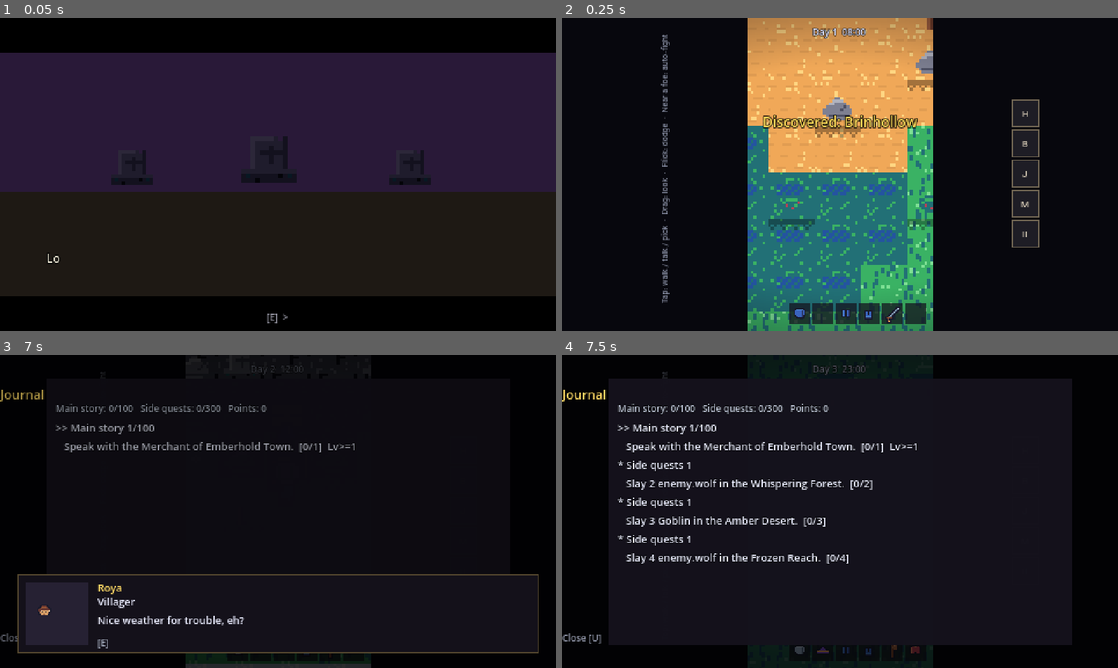
Above: before the commit, frames 1-4 (two rows, left to right).
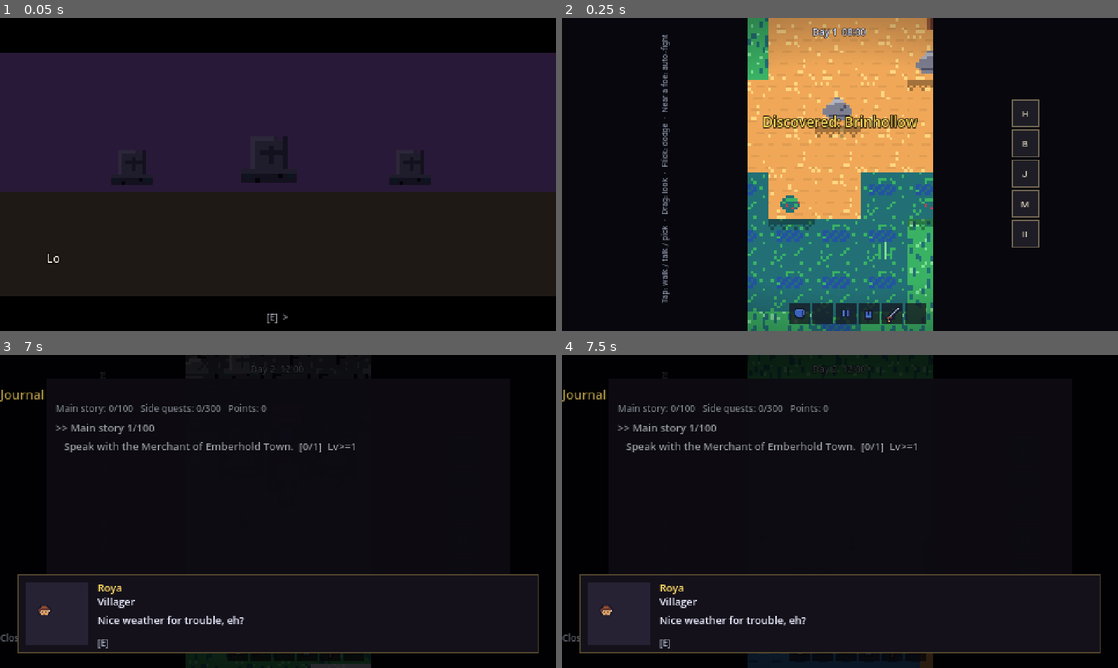
Above: after the commit, the same moments.

Repository: amirrezahadipoor/2D-RPG
Game: Godot game, scene res://tools/screenshot.tscn
The game is run twice, just before and just after one commit, with the same random seed, the same clock (stepped at 60 frames per second) and the same inputs. This scene is started directly instead of the project's main scene.
Inputs (mouse positions are in pixels of both pictures, inside the frame that each line leads up to):
- Up to frame 1 (0.05 s): no input
- Up to frame 2 (0.25 s): no input
- Up to frame 3 (7 s): move the mouse to (400, 495) at 0.52 s; hold D (move_right) 0.53-1.25 s; hold J (attack) 0.53-1.25 s; click (400, 495) at 0.67 s; drag from (166, 527) to (250, 574) at 1.27 s; move the mouse to (333, 442) at 2.02 s; hold D (move_right) 2.03-2.75 s; hold E (interact) 2.03-2.75 s; drag from (250, 574) to (111, 464) at 2.77 s; move the mouse to (444, 558) at 3.52 s; hold A (move_left) 3.53-4.25 s; hold U (quests) 3.53-4.25 s; drag from (111, 464) to (194, 433) at 4.27 s; tap Enter at 5 s; move the mouse to (305, 511) at 5.02 s; hold S (move_down) 5.03-5.75 s; tap H (use_potion) at 5.1 s; click (305, 511) at 5.17 s; drag from (194, 433) to (166, 527) at 5.77 s; move the mouse to (400, 495) at 6.52 s; hold W (move_up) from 6.53 s (still down); hold K (dodge) from 6.53 s (still down)
- Up to frame 4 (7.5 s): release W (move_up) at 7.25 s; release K (dodge) at 7.25 s; drag from (728, 527) to (812, 574) at 7.27 s

Frame 1 is identical in both runs. In frame 2, 5.9% of the frame differs, in the area x 33-67%, y 0-100%; in frame 3, 0.3%; in frame 4, 5.6%.
Error after the commit: Out of bounds get index '98309' (on base: 'PackedByteArray') (res://src/world/world.gd:304)

Commit message:
A3: dithered biome blends, roadside flowers, tufts/pebbles, two-phase shore foam; 510 checks

Diff:
--- a/assets/sprites/asset_index.json
+++ b/assets/sprites/asset_index.json
@@ -103,7 +103,11 @@
     "tomb",
     "fence",
     "well",
-    "chimney"
+    "chimney",
+    "pebble",
+    "tuft",
+    "foam",
+    "foam2"
   ],
   "enemies": {
     "slime": {
--- a/src/data/art_index.gd
+++ b/src/data/art_index.gd
@@ -8,7 +8,7 @@
 const ICON_INDEX := {"iron_sword": 0, "steel_blade": 1, "golden_sword": 2, "rusty_dagger": 3, "battle_axe": 4, "oak_sta …(526 unchanged characters)…
 const ICON_GRID := Vector2i(8, 16)
 const TERRAIN_INDEX := {"grass": 0, "grass2": 1, "sand": 2, "sand2": 3, "snow": 4, "swamp": 5, "stone": 6, "water": 7, "dirt": 8, "cobble": 9, "wood": 10, "cave": 11, "roof": 12, "shade": 13, "water2": 14, "roof_ridge": 15, "facade": 16, "facade_door": 17, "facade_win": 18, "facade_win_lit": 19}
-const PROP_INDEX := {"tree": 0, "rock": 1, "bush": 2, "flower": 3, "chest": 4, "stairs": 5, "sign": 6, "torch": 7, "tomb": 8, "fence": 9, "well": 10, "chimney": 11}
+const PROP_INDEX := {"tree": 0, "rock": 1, "bush": 2, "flower": 3, "chest": 4, "stairs": 5, "sign": 6, "torch": 7, "tomb": 8, "fence": 9, "well": 10, "chimney": 11, "pebble": 12, "tuft": 13, "foam": 14, "foam2": 15}
 const ENEMIES := {"slime": {"w": 24, "h": 24, "frames": 4, "cols": 4}, "bat": {"w": 24, "h": 24, "frames": 4, "cols": 4 …(429 unchanged characters)…
 const EQUIPMENT_SLOTS := ["chest", "helmet", "legs", "boots", "weapon", "accessory"]
 const EQUIPMENT_IDS := {"chest": ["tunic_cloth", "leather_vest", "iron_plate", "royal_plate", "mage_robe"], "helmet": [ …(361 unchanged characters)…
--- a/src/world/world.gd
+++ b/src/world/world.gd
@@ -23,6 +23,9 @@
 var shadow_layer: EntityShadows
 var decals: Node2D
 var _water_cells: Array = []
+var _shore_cells: Array = []
+var _foam_on := true
+var _blend_count := 0
 var _water_phase := 0
 var _shimmer_t := 0.0
 var actors: Node2D
@@ -282,9 +285,26 @@
 			var biome := _biome_grid[i]
 			var tidx := _terrain_tile(biome, x, y)
 			var prop := _prop_at(biome, x, y)
+			# dithered biome blends: half the edge tiles borrow the neighbour's
+			# ground so biomes melt into each other instead of hard lines
+			if biome not in ["village", "town", "water"] and x > 0 and y > 0:
+				var wb: String = _biome_grid[i - 1]
+				var nb: String = _biome_grid[i - WORLD_W]
+				if wb == "water" or nb == "water":
+					pass   # shores stay hard; the foam line softens them
+				elif wb != biome and wb not in ["village", "town"] and _hash2(x, y) < 0.5:
+					tidx = _terrain_tile(wb, x, y)
+					_blend_count += 1
+				elif nb != biome and nb not in ["village", "town"] and _hash2(x + 7, y) < 0.5:
+					tidx = _terrain_tile(nb, x, y)
+					_blend_count += 1
 			if _road_grid[i] == 1 and biome not in ["village", "town"]:
 				tidx = ArtIndex.TERRAIN_INDEX["cobble"]
 				prop = ""
+			elif prop == "" and biome not in ["village", "town", "water"] and _hash2(x + 3, y + 5) < 0.10 \
+					and (_road_grid[i - 1] == 1 or _road_grid[i + 1] == 1
+					or _road_grid[i - WORLD_W] == 1 or _road_grid[i + WORLD_W] == 1):
+				prop = "flower"
 			if biome == "village" or biome == "town":
 				var st: Dictionary = _settlement_at_tile(Vector2i(x, y))
 				var override: Array = _settlement_tile(st, Vector2i(x, y))
@@ -317,10 +337,24 @@
 
 func _collect_water() -> void:
 	var water := ArtIndex.TERRAIN_INDEX["water"]
+	_shore_cells.clear()
 	for cell in terrain_layer.get_used_cells():
 		var atlas: Vector2i = terrain_layer.get_cell_atlas_coords(cell)
 		if atlas.y * 8 + atlas.x == water:
 			_water_cells.append(cell)
+			var i := cell.y * WORLD_W + cell.x
+			if cell.y > 0 and _biome_grid[i - WORLD_W] != "water":
+				_shore_cells.append(cell)
+	_apply_foam()
+
+## Animated surf: a dithered foam line breathes on every north shore.
+func _apply_foam() -> void:
+	var name: String = "foam" if _foam_on else "foam2"
+	var foam_at := Vector2i(ArtIndex.PROP_INDEX[name] % 8, ArtIndex.PROP_INDEX[name] / 8)
+	for cell in _shore_cells:
+		if cell_prop.has(cell):
+			continue
+		props_layer.set_cell(cell, 1, foam_at)
 
 ## Sparse ground dressing per biome: flowers, pebbles, puddles, snow drifts.
 func _spawn_decals() -> void:
@@ -466,18 +500,22 @@
 			if h < 0.075: return "tree"
 			if h < 0.10: return "bush"
 			if h < 0.12: return "flower"
+			if h < 0.16: return "tuft"
+			if h < 0.18: return "pebble"
 		"snow":
 			if h < 0.03: return "tree"
 			if h < 0.05: return "rock"
 		"desert":
 			if h < 0.035: return "rock"
 			if h < 0.045: return "sign"
+			if h < 0.075: return "pebble"
 		"caves":
 			if h < 0.06: return "rock"
 			if h < 0.075: return "torch"
 		"swamp":
 			if h < 0.05: return "bush"
 			if h < 0.07: return "tree"
+			if h < 0.11: return "tuft"
 		"graveyard":
 			if h < 0.16: return "tomb"
 			if h < 0.20: return "fence"
@@ -1046,6 +1084,8 @@
 	_shimmer_t += delta
 	if _shimmer_t >= 0.7 and not _water_cells.is_empty():
 		_shimmer_t = 0.0
+		_foam_on = not _foam_on
+		_apply_foam()
 		_water_phase = 1 - _water_phase
 		var atlas := Vector2i(ArtIndex.TERRAIN_INDEX["water" if _water_phase == 0 else "water2"] % 8,
 			ArtIndex.TERRAIN_INDEX["water" if _water_phase == 0 else "water2"] / 8)
--- a/tests/verify.gd
+++ b/tests/verify.gd
@@ -39,6 +39,7 @@
 	_check_houses_art()
 	_check_shadows()
 	_check_landmarks()
+	_check_ground()
 	await _check_people()
 	_check_quests()
 	await _check_endgame()
@@ -974,6 +975,28 @@
 			_ok(not world.is_walkable_at(Vector2((lm["pos"].x + 2) * 16 + 8, lm["pos"].y * 16 + 8)),
 				"ruin rubble blocks walking")
 
+func _check_ground() -> void:
+	print("== ground detail A3 ==")
+	_ok(world._blend_count > 200, "biome edges dither into each other (%d blend tiles)" % world._blend_count)
+	_ok(world._shore_cells.size() > 30, "lakes have animated shore foam (%d shore tiles)" % world._shore_cells.size())
+	var tufts := 0
+	var tuft_at := Vector2i(ArtIndex.PROP_INDEX["tuft"] % 8, ArtIndex.PROP_INDEX["tuft"] / 8)
+	for cell in world.props_layer.get_used_cells():
+		if world.props_layer.get_cell_atlas_coords(cell) == tuft_at:
+			tufts += 1
+	_ok(tufts > 100, "ground dressing: grass tufts and pebbles (%d tufts)" % tufts)
+	var shore0: Vector2i = world._shore_cells[0]
+	var foam_at := Vector2i(ArtIndex.PROP_INDEX["foam"] % 8, ArtIndex.PROP_INDEX["foam"] / 8)
+	var at_now: Vector2i = world.props_layer.get_cell_atlas_coords(shore0)
+	world._foam_on = not world._foam_on
+	world._apply_foam()
+	var at_after: Vector2i = world.props_layer.get_cell_atlas_coords(shore0)
+	var foam2_at := Vector2i(ArtIndex.PROP_INDEX["foam2"] % 8, ArtIndex.PROP_INDEX["foam2"] / 8)
+	_ok((at_now == foam_at or at_now == foam2_at) and at_after != at_now,
+		"foam line breathes with the water shimmer")
+	world._foam_on = not world._foam_on
+	world._apply_foam()
+
 func _check_people() -> void:
 	print("== people ==")
 	_ok(world.npcs.size() >= 8, "NPCs live in the settlements (%d)" % world.npcs.size())
--- a/tools/screenshot.gd
+++ b/tools/screenshot.gd
@@ -217,6 +217,14 @@
 			for i in 45:
 				await get_tree().physics_frame
 			await _grab("12e_landmark")
+
+		# ---- animated shore foam + biome blend (Phase A3) ----
+		if world and not world._shore_cells.is_empty():
+			var sh: Vector2i = world._shore_cells[world._shore_cells.size() / 2]
+			hero.global_position = Vector2(sh.x * 16.0 + 8.0, (sh.y - 2) * 16.0)
+			for i in 45:
+				await get_tree().physics_frame
+			await _grab("12f_shore")
 
 		# ---- dialogue with the first NPC ----
 		var dlg: DialogueUI = main_node.get_node_or_null("DialogueUI") if main_node else null
Binary file changed: assets/sprites/tiles/props.png
Not shown, changed: ROADMAP.md
Not shown, changed: tools/env_fix.sh
Not shown, changed: tools/gen_assets.py
Not shown, changed: tools/run_checks.sh
